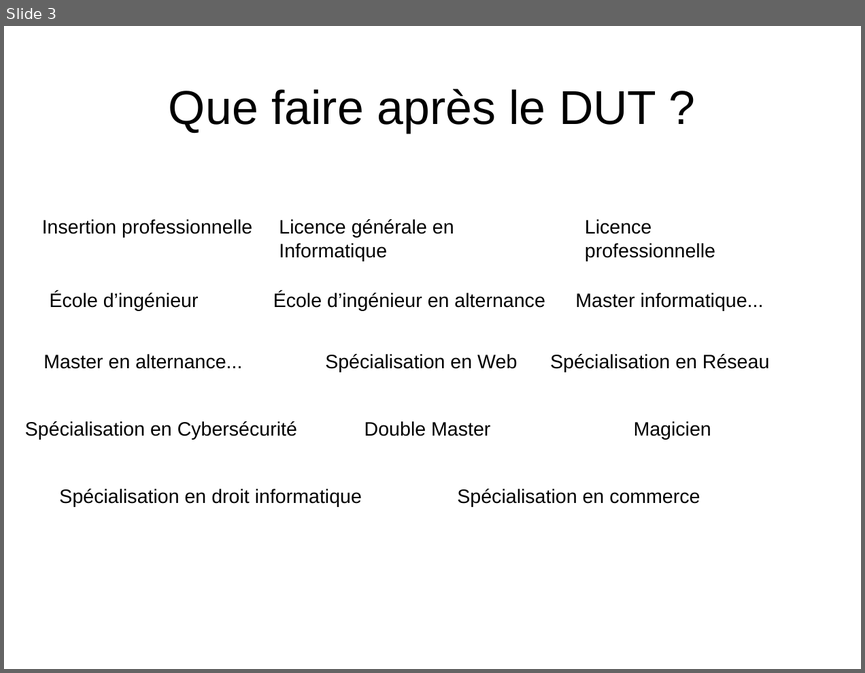
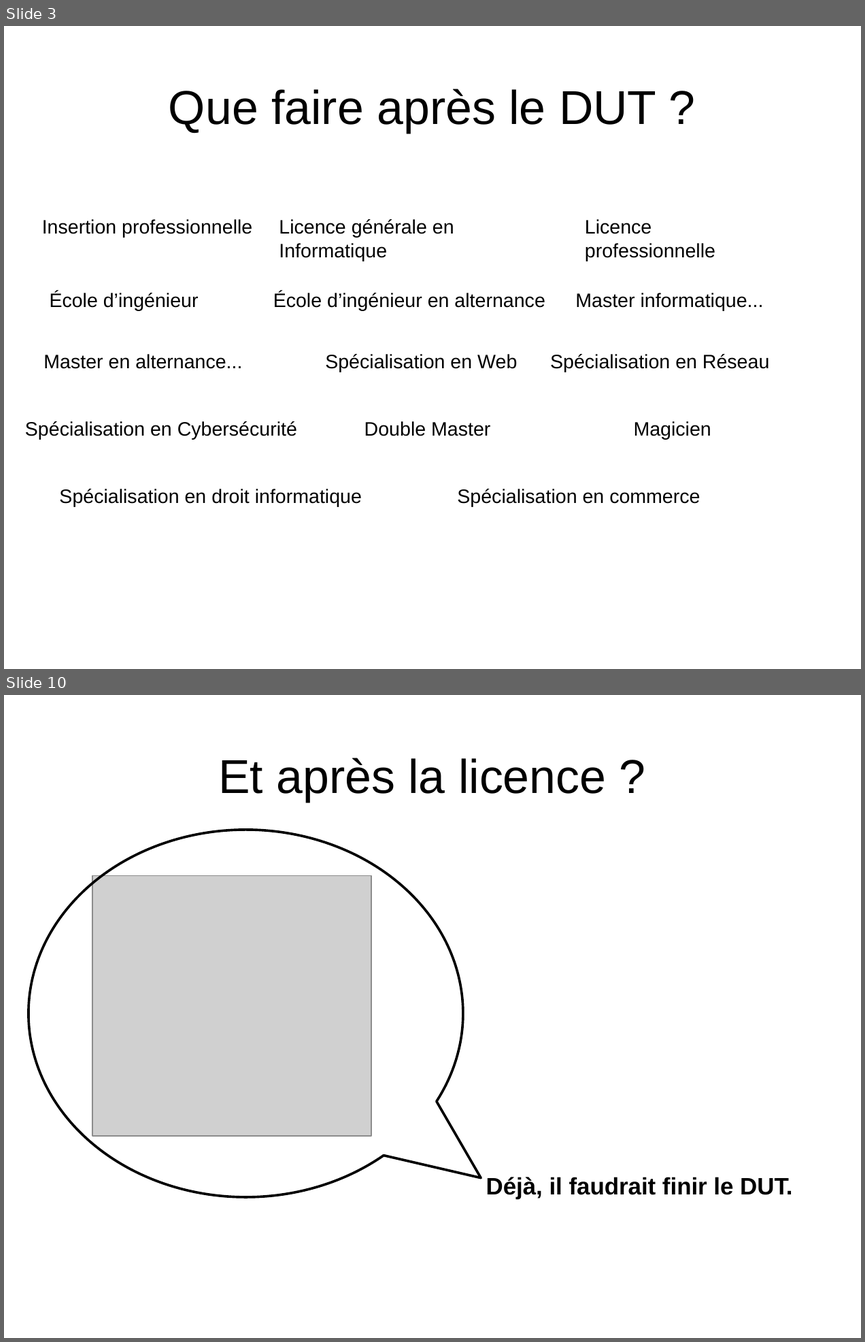
Before and after one commit to hana69200/Cours, a slide deck: S3/Com - PPP/PPP.odp. Shown one above the other, each under a label of ours: slide 3 before the commit, slides 3 and 10 after it; the slides between them are not shown. The pictures are 865x673 and 865x1342 pixels, drawn with LibreOffice and Linux fonts; fonts in the diff are those of the drawing; grey boxes stand for pictures. Boxes give left, top, right and bottom in pixels: in the first picture for what was removed or moved away, otherwise in the second. Text is boxed around its words. In the diff, an @@ line names an element or a change of style, - is before the commit and + after.

```diff
--- a/S3/Com - PPP/PPP.odp
+++ b/S3/Com - PPP/PPP.odp
@@ slide 10 added at <box>4,695,861,1338</box>, background #FFFFFF @@
@@ title added at <box>218,758,606,802</box>, 44 pt, text #000000 @@
+Et après la licence ?
@@ speech bubble added at <box>28,830,463,1196</box>, outline #000000 2.3 pt @@
@@ picture added at <box>92,875,372,1136</box> @@
@@ text added at <box>486,1176,792,1199</box>, 22 pt, text #000000, bold @@
+Déjà, il faudrait finir le DUT.
```
Also in this commit, not shown: 4 slides changed, 3 other slides added, 3 other files.
